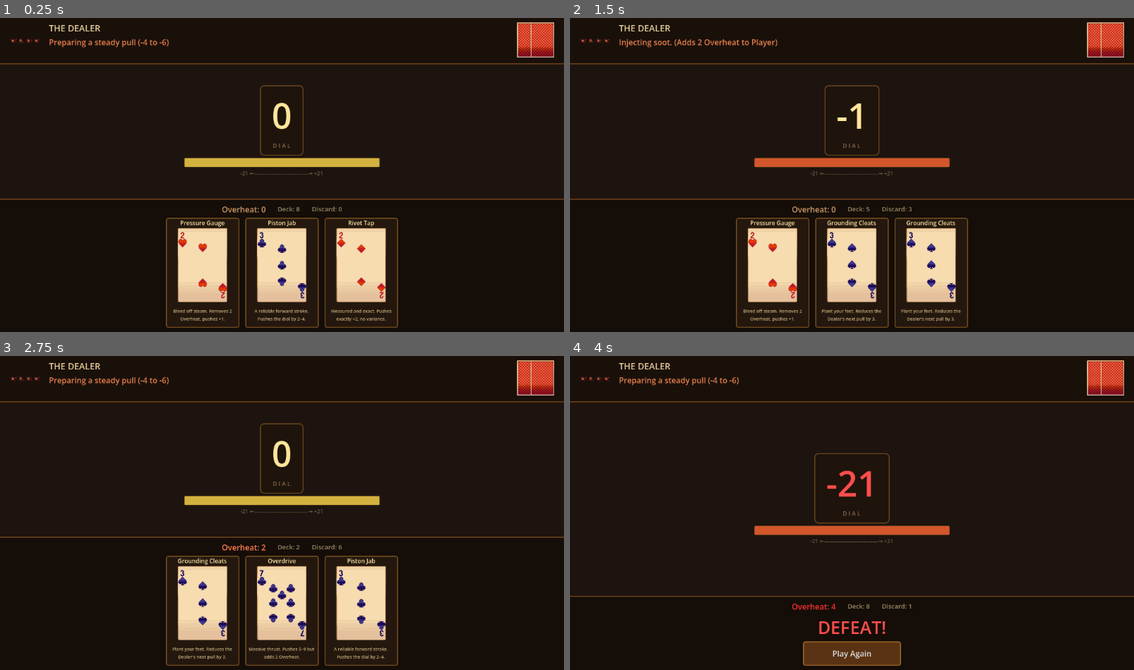
Above: before the commit, frames 1-4 (two rows, left to right).
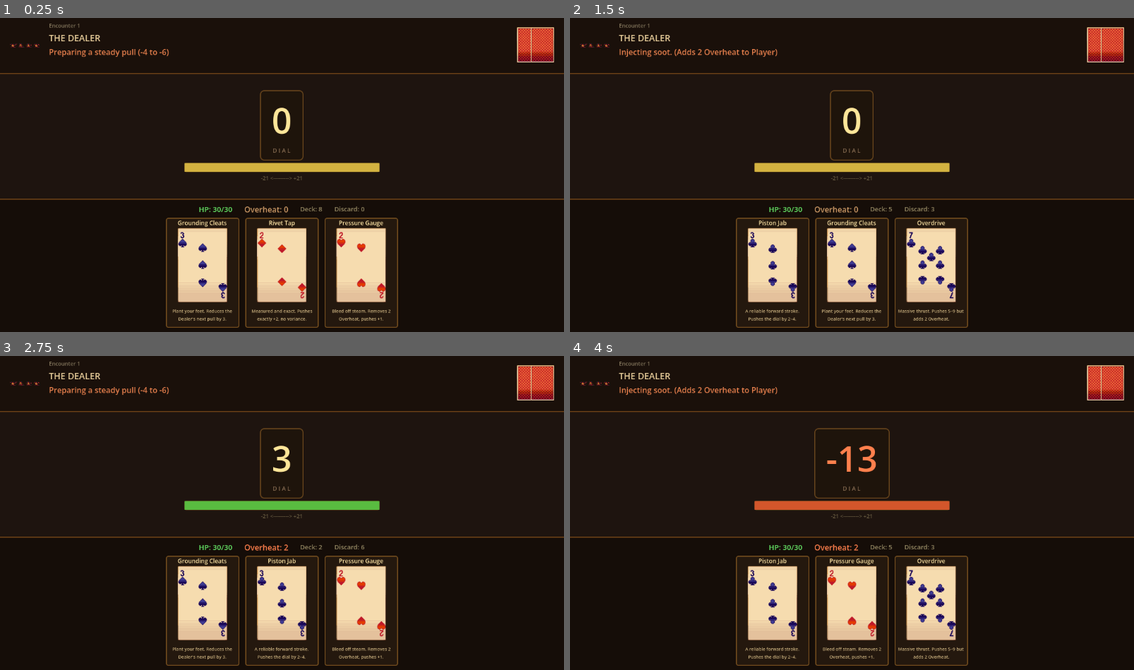
Above: after the commit, the same moments.

Repository: AdLgames/tugow
Game: Godot game, scene res://main.tscn
The game is run twice, just before and just after one commit, with the same random seed, the same clock (stepped at 60 frames per second) and the same inputs.
Inputs (mouse positions are in pixels of both pictures, inside the frame that each line leads up to):
- Up to frame 1 (0.25 s): no input
- Up to frame 2 (1.5 s): tap Enter at 0.5 s; move the mouse to (773, 272) at 0.52 s; click (773, 272) at 0.67 s; tap Space at 1.25 s; move the mouse to (852, 272) at 1.27 s; click (852, 272) at 1.42 s
- Up to frame 3 (2.75 s): tap Enter at 2 s; move the mouse to (203, 610) at 2.02 s; click (203, 610) at 2.17 s
- Up to frame 4 (4 s): tap Space at 2.75 s; move the mouse to (852, 610) at 2.77 s; click (852, 610) at 2.92 s; tap Enter at 3.5 s; move the mouse to (773, 610) at 3.52 s; click (773, 610) at 3.67 s

The runs differ from the first frame. In frame 1, 5.2% of the frame differs, in the area x 0-100%, y 1-97%; in frame 2, 5.8%; in frame 3, 5.5%; in frame 4, 15%, in the area x 0-100%, y 1-99%.

Commit message:
Add multi-encounter run system with HP and card reward screen
Run system:
- Player starts with 30 HP that persists across encounters
- Win: overheat stacks deal damage to HP, then pick 1 of 3 card rewards
- Lose: take flat damage (8 + encounter*2), continue if HP > 0
- HP reaches 0: run over, restart from encounter 1
- Master deck persists and grows as rewards are picked

Card rewards:
- After each victory, choose from 3 random available cards
- Chosen card is permanently added to your master deck
- Skip option if no cards appeal

Encounter scaling:
- Dealer pulls scale by 15% per encounter (difficulty modifier)
- Sabotage overheat increases every 3 encounters

UI additions:
- HP display with color coding (green/yellow/red)
- Encounter counter in dealer zone
- Match end screen with damage info and contextual buttons
- Full-screen reward overlay with card selection
- Run over screen with New Run button

Co-Authored-By: Claude Sonnet 4.6 <noreply@anthropic.com>
Claude-Session: https://claude.ai/code/session_01TWcZhCTjepdonkKqzq9x86

Diff:
--- a/game_manager.gd
+++ b/game_manager.gd
@@ -1,13 +1,19 @@
 extends Node
 
-# --- GAME STATE DATA ---
+# --- RUN STATE (persists across encounters) ---
+var player_hp: int = 30
+var max_hp: int = 30
+var encounter_number: int = 1
+var run_active: bool = false
+var master_deck: Array[String] = []
+
+# --- MATCH STATE (reset each encounter) ---
 var dial_value: int = 0
 var player_overheat: int = 0
 var dealer_traction: int = 0
 var dealer_bleed: int = 0
 var dealer_is_locked: bool = false
 var next_card_multiplier: float = 1.0
-
 var current_dealer_intent: Dictionary = {}
 var match_active: bool = false
 var pending_effects: Array[Dictionary] = []
@@ -16,12 +22,11 @@
 var magic_enabled: bool = false
 var unlocked_magic_cards: Array[String] = []
 
-# --- DECK MANAGEMENT STATE ---
+# --- BATTLE DECK STATE ---
 var deck: Array[String] = []
 var hand: Array[String] = []
 var discard_pile: Array[String] = []
 
-# A standard starter deck list using your Database IDs
 const STARTING_DECK: Array[String] = [
 	"piston_jab", "piston_jab", "piston_jab", "piston_jab",
 	"grounding_cleats", "grounding_cleats", "grounding_cleats",
@@ -30,17 +35,29 @@
 	"overdrive"
 ]
 
-# --- SIGNALS FOR THE UI (main.gd) TO LISTEN TO ---
+# --- SIGNALS ---
 signal dial_changed(new_value)
 signal overheat_changed(new_value)
 signal status_changed(traction, bleed, is_locked)
 signal dealer_intent_telegraphed(intent_text)
 signal hand_drawn(fresh_cards: Array)
-signal game_over(winner)
+signal match_ended(winner: String, damage_taken: int)
 signal deck_counts_changed(deck_size: int, discard_size: int)
+signal hp_changed(current_hp: int, max_hp: int)
+signal encounter_started(encounter_num: int)
+signal reward_offered(card_choices: Array)
+signal run_over(final_encounter: int)
+
+func start_run() -> void:
+	player_hp = max_hp
+	encounter_number = 1
+	run_active = true
+	master_deck = STARTING_DECK.duplicate()
+	hp_changed.emit(player_hp, max_hp)
+	encounter_started.emit(encounter_number)
+	start_match()
 
 func start_match() -> void:
-	# 1. Reset all the basic stats to zero
 	dial_value = 0
 	player_overheat = 0
 	dealer_traction = 0
@@ -50,13 +67,16 @@
 	match_active = true
 	pending_effects.clear()
 
-	# 2. Tell the UI to update its basic displays
 	dial_changed.emit(dial_value)
 	overheat_changed.emit(player_overheat)
 	status_changed.emit(dealer_traction, dealer_bleed, dealer_is_locked)
 
-	# 3. Initialize deck state and draw opening hand
-	initialize_deck()
+	deck = master_deck.duplicate()
+	hand.clear()
+	discard_pile.clear()
+	deck.shuffle()
+	print("Encounter ", encounter_number, " — Deck: ", deck.size(), " cards. Difficulty: x", get_difficulty_modifier())
+
 	prepare_next_dealer_intent()
 	draw_hand(3)
 
@@ -70,24 +90,21 @@
 	var card = CardDatabase.CARDS[card_id]
 	print("\n--- PLAYER PLAYED: ", card.name, " ---")
 
-	# 1. Roll Base Value + Variance
 	var roll: int = card.base_val
 	if card.variance > 0:
 		roll += randi_range(-card.variance, card.variance)
 
-	# 2. Process Multiplier Logic
 	var resolved_value = int(roll * next_card_multiplier)
 	if next_card_multiplier != 1.0:
 		print("Multiplier Applied! Value scaled to: ", resolved_value)
-		next_card_multiplier = 1.0 # Reset immediately
-
-	# 3. Match Actions
+		next_card_multiplier = 1.0
+
 	match card.action:
 		"PUSH":
 			move_dial(resolved_value)
 
 		"RESIST":
-			if card.has("stacks"): # Governor Lock mechanic
+			if card.has("stacks"):
 				dealer_is_locked = true
 				print("Governor Lock engaged! Dealer's next turn bypassed.")
 			else:
@@ -136,10 +153,8 @@
 			status_changed.emit(dealer_traction, dealer_bleed, dealer_is_locked)
 			print("Mechanism corroded. Total Bleed stacks on Dealer: ", dealer_bleed)
 
-	# 4. Remove card from active hand array
 	discard_card_from_hand(card_id)
 
-	# 5. Apply Cost Effects
 	if card.has("cost"):
 		var cost_data = card.cost
 		if cost_data.type == "OVERHEAT":
@@ -147,10 +162,8 @@
 			overheat_changed.emit(player_overheat)
 			print("System generating heat. Overheat stacks: ", player_overheat)
 
-	# 6. Immediate Post-Card Win Check
 	if check_win_condition(): return
 
-	# 7. Turn Lifecycle Decision
 	if card.get("free_action", false):
 		print("Free Action card. Remaining in Player phase.")
 		return
@@ -163,7 +176,6 @@
 	print("Dial Adjusted: ", dial_value)
 
 func end_player_turn() -> void:
-	# Process player Overheat penalties
 	if player_overheat > 0:
 		var slip_amount = player_overheat * 2
 		print("Overheat Backlash! Dial slips back by: -", slip_amount)
@@ -183,30 +195,30 @@
 		start_new_round()
 		return
 
-	# Process Dramatic Delay
 	await get_tree().create_timer(0.8).timeout
 
 	execute_dealer_move()
 
 func execute_dealer_move() -> void:
 	var move = current_dealer_intent
+	var difficulty = get_difficulty_modifier()
 	var base_roll = move.base_val
 	if move.variance > 0:
 		base_roll += randi_range(-move.variance, move.variance)
 
 	if move.type == DealerAI.MoveType.PULL or move.type == DealerAI.MoveType.HEAVY_PULL:
-		# Calculate Defensive Mitigation
+		var scaled_roll = int(base_roll * difficulty)
 		var mitigation = dealer_traction + dealer_bleed
-		var final_pull = max(0, base_roll - mitigation)
-		print("Dealer pulls for ", base_roll, " (Mitigated by ", mitigation, ") = Actual Pull: -", final_pull)
+		var final_pull = max(0, scaled_roll - mitigation)
+		print("Dealer pulls for ", scaled_roll, " (Mitigated by ", mitigation, ") = Actual Pull: -", final_pull)
 		move_dial(-final_pull)
 
 	elif move.type == DealerAI.MoveType.SABOTAGE:
-		player_overheat += 2
+		var sabotage_amount = 2 + int((encounter_number - 1) / 3)
+		player_overheat += sabotage_amount
 		overheat_changed.emit(player_overheat)
-		print("Dealer sabotaged player mechanics! +2 Overheat.")
-
-	# End of Round Cleanup & Status Decay
+		print("Dealer sabotaged player mechanics! +", sabotage_amount, " Overheat.")
+
 	dealer_traction = 0
 	if dealer_bleed > 0:
 		dealer_bleed -= 1
@@ -243,29 +255,75 @@
 
 func check_win_condition() -> bool:
 	if dial_value >= 21:
-		match_active = false
-		game_over.emit("PLAYER")
+		_end_match("PLAYER")
 		return true
 	elif dial_value <= -21:
-		match_active = false
-		game_over.emit("DEALER")
+		_end_match("DEALER")
 		return true
 	return false
 
+func _end_match(winner: String) -> void:
+	match_active = false
+	var damage: int = 0
+	if winner == "PLAYER":
+		damage = player_overheat
+		if damage > 0:
+			print("Victory! But overheat burns for ", damage, " HP.")
+	else:
+		damage = 8 + encounter_number * 2
+		print("Defeat! Taking ", damage, " damage.")
+
+	if damage > 0:
+		take_damage(damage)
+
+	match_ended.emit(winner, damage)
+
+func take_damage(amount: int) -> void:
+	player_hp = max(0, player_hp - amount)
+	hp_changed.emit(player_hp, max_hp)
+
+func offer_reward() -> void:
+	var pool: Array[String] = []
+	for card_id in CardDatabase.CARDS:
+		if is_card_available(card_id):
+			pool.append(card_id)
+	pool.shuffle()
+	var choices = pool.slice(0, mini(3, pool.size()))
+	reward_offered.emit(choices)
+
+func select_reward(card_id: String) -> void:
+	master_deck.append(card_id)
+	print("Card added to deck: ", card_id, ". Deck size: ", master_deck.size())
+	advance_encounter()
+
+func skip_reward() -> void:
+	print("Reward skipped.")
+	advance_encounter()
+
+func continue_after_loss() -> void:
+	if run_active:
+		advance_encounter()
+
+func advance_encounter() -> void:
+	encounter_number += 1
+	encounter_started.emit(encounter_number)
+	start_match()
+
+func get_difficulty_modifier() -> float:
+	return 1.0 + (encounter_number - 1) * 0.15
+
 func initialize_deck() -> void:
-	deck = STARTING_DECK.duplicate()
+	deck = master_deck.duplicate()
 	hand.clear()
 	discard_pile.clear()
 	deck.shuffle()
 	print("Deck initialized and shuffled. Total cards: ", deck.size())
 
 func draw_hand(amount: int = 3) -> void:
-	# 1. Clear any leftover cards in the hand straight to the discard pile
 	for card in hand:
 		discard_pile.append(card)
 	hand.clear()
 
-	# 2. Draw the requested number of cards
 	for i in range(amount):
 		if deck.is_empty():
 			recycle_discard_into_deck()
@@ -307,6 +365,5 @@
 
 func add_card_to_deck(card_id: String) -> void:
 	if is_card_available(card_id):
-		deck.append(card_id)
-		deck.shuffle()
-		print("Card added to deck: ", card_id)
+		master_deck.append(card_id)
+		print("Card added to master deck: ", card_id)
--- a/main.gd
+++ b/main.gd
@@ -8,17 +8,27 @@
 @onready var discard_count_label = $GameBoard/PlayerZone/PlayerContent/PlayerStats/DiscardCountLabel
 @onready var dial_bar_fill = $GameBoard/TableZone/TableContent/DialBar/DialBarFill
 @onready var dial_bar = $GameBoard/TableZone/TableContent/DialBar
+@onready var hp_label = $GameBoard/PlayerZone/PlayerContent/PlayerStats/HPLabel
+@onready var encounter_label = $GameBoard/DealerZone/DealerContent/DealerInfo/EncounterLabel
 
 const CARD_UI_SCENE = preload("res://card_ui.tscn")
 @onready var hand_container = $GameBoard/PlayerZone/PlayerContent/HandContainer
-@onready var game_over_container = $GameBoard/PlayerZone/PlayerContent/GameOverContainer
-@onready var result_label = $GameBoard/PlayerZone/PlayerContent/GameOverContainer/ResultLabel
-@onready var restart_button = $GameBoard/PlayerZone/PlayerContent/GameOverContainer/RestartButton
+@onready var match_end_container = $GameBoard/PlayerZone/PlayerContent/MatchEndContainer
+@onready var result_label = $GameBoard/PlayerZone/PlayerContent/MatchEndContainer/ResultLabel
+@onready var damage_info_label = $GameBoard/PlayerZone/PlayerContent/MatchEndContainer/DamageInfoLabel
+@onready var continue_button = $GameBoard/PlayerZone/PlayerContent/MatchEndContainer/ContinueButton
+@onready var restart_run_button = $GameBoard/PlayerZone/PlayerContent/MatchEndContainer/RestartRunButton
 @onready var background_art = $BackgroundArt
 @onready var dealer_portrait = $GameBoard/DealerZone/DealerContent/DealerPortrait
 
+@onready var reward_overlay = $RewardOverlay
+@onready var reward_cards_container = $RewardOverlay/RewardPanel/RewardContent/RewardCardsContainer
+@onready var skip_reward_button = $RewardOverlay/RewardPanel/RewardContent/SkipRewardButton
+
 const DEALER_ART_PATH = "res://Assets/TavernAssets/Flying Demon 2D Pixel Art/Sprites/without_outline/IDLE.png"
 const BG_ART_PATH = "res://Assets/TavernAssets/Tables_props/table_0.png"
+
+var last_winner: String = ""
 
 func _ready() -> void:
 	GameManager.dial_changed.connect(_on_dial_changed)
@@ -26,11 +36,17 @@
 	GameManager.status_changed.connect(_on_status_changed)
 	GameManager.dealer_intent_telegraphed.connect(_on_intent_telegraphed)
 	GameManager.hand_drawn.connect(_on_hand_drawn)
-	GameManager.game_over.connect(_on_game_over)
+	GameManager.match_ended.connect(_on_match_ended)
 	GameManager.deck_counts_changed.connect(_on_deck_counts_changed)
-	restart_button.pressed.connect(_on_restart_pressed)
+	GameManager.hp_changed.connect(_on_hp_changed)
+	GameManager.encounter_started.connect(_on_encounter_started)
+	GameManager.reward_offered.connect(_on_reward_offered)
+	GameManager.run_over.connect(_on_run_over)
+	continue_button.pressed.connect(_on_continue_pressed)
+	restart_run_button.pressed.connect(_on_restart_run_pressed)
+	skip_reward_button.pressed.connect(_on_skip_reward_pressed)
 	_load_art_assets()
-	GameManager.start_match()
+	GameManager.start_run()
 
 func _load_art_assets() -> void:
 	if ResourceLoader.exists(DEALER_ART_PATH):
@@ -110,17 +126,87 @@
 	deck_count_label.text = "Deck: %d" % deck_size
 	discard_count_label.text = "Discard: %d" % discard_size
 
-func _on_game_over(winner: String) -> void:
+func _on_hp_changed(current_hp: int, p_max_hp: int) -> void:
+	hp_label.text = "HP: %d/%d" % [current_hp, p_max_hp]
+	var ratio = float(current_hp) / float(p_max_hp)
+	if ratio <= 0.3:
+		hp_label.add_theme_color_override("font_color", Color(1, 0.2, 0.2, 1))
+	elif ratio <= 0.6:
+		hp_label.add_theme_color_override("font_color", Color(1, 0.7, 0.3, 1))
+	else:
+		hp_label.add_theme_color_override("font_color", Color(0.4, 0.9, 0.4, 1))
+
+func _on_encounter_started(encounter_num: int) -> void:
+	encounter_label.text = "Encounter %d" % encounter_num
+	match_end_container.visible = false
+	reward_overlay.visible = false
+	hand_container.visible = true
+
+func _on_match_ended(winner: String, damage_taken: int) -> void:
+	last_winner = winner
 	hand_container.visible = false
-	game_over_container.visible = true
+	match_end_container.visible = true
+
 	if winner == "PLAYER":
 		result_label.text = "VICTORY!"
 		result_label.add_theme_color_override("font_color", Color(0.3, 1.0, 0.4, 1))
-	else:
-		result_label.text = "DEFEAT!"
+		if damage_taken > 0:
+			damage_info_label.text = "Overheat burned %d HP" % damage_taken
+		else:
+			damage_info_label.text = "Flawless victory!"
+		continue_button.text = "Choose Reward"
+		continue_button.visible = true
+		restart_run_button.visible = false
+	else:
 		result_label.add_theme_color_override("font_color", Color(1.0, 0.3, 0.3, 1))
-
-func _on_restart_pressed() -> void:
-	hand_container.visible = true
-	game_over_container.visible = false
-	GameManager.start_match()
+		damage_info_label.text = "Took %d damage" % damage_taken
+		if GameManager.player_hp <= 0:
+			result_label.text = "RUN OVER"
+			damage_info_label.text = "Reached encounter %d" % GameManager.encounter_number
+			continue_button.visible = false
+			restart_run_button.visible = true
+		else:
+			result_label.text = "DEFEAT!"
+			continue_button.text = "Continue"
+			continue_button.visible = true
+			restart_run_button.visible = false
+
+func _on_continue_pressed() -> void:
+	match_end_container.visible = false
+	if last_winner == "PLAYER":
+		GameManager.offer_reward()
+	else:
+		GameManager.continue_after_loss()
+
+func _on_restart_run_pressed() -> void:
+	match_end_container.visible = false
+	GameManager.start_run()
+
+func _on_reward_offered(card_choices: Array) -> void:
+	reward_overlay.visible = true
+	for child in reward_cards_container.get_children():
+		child.queue_free()
+
+	for card_id in card_choices:
+		var card_instance = CARD_UI_SCENE.instantiate()
+		reward_cards_container.add_child(card_instance)
+
+		if card_instance.has_method("populate_card"):
+			card_instance.populate_card(card_id)
+
+		if card_instance.has_signal("card_clicked"):
+			card_instance.card_clicked.connect(_on_reward_card_clicked)
+
+func _on_reward_card_clicked(card_id: String) -> void:
+	reward_overlay.visible = false
+	GameManager.select_reward(card_id)
+
+func _on_skip_reward_pressed() -> void:
+	reward_overlay.visible = false
+	GameManager.skip_reward()
+
+func _on_run_over(final_encounter: int) -> void:
+	result_label.text = "RUN OVER"
+	damage_info_label.text = "Reached encounter %d" % final_encounter
+	continue_button.visible = false
+	restart_run_button.visible = true
--- a/main.tscn
+++ b/main.tscn
@@ -57,6 +57,22 @@
 corner_radius_bottom_right = 4
 corner_radius_bottom_left = 4
 
+[sub_resource type="StyleBoxFlat" id="reward_panel"]
+bg_color = Color(0.08, 0.05, 0.03, 0.95)
+border_width_left = 2
+border_width_top = 2
+border_width_right = 2
+border_width_bottom = 2
+border_color = Color(0.6, 0.4, 0.15, 0.8)
+corner_radius_top_left = 8
+corner_radius_top_right = 8
+corner_radius_bottom_right = 8
+corner_radius_bottom_left = 8
+content_margin_left = 32.0
+content_margin_top = 24.0
+content_margin_right = 32.0
+content_margin_bottom = 24.0
+
 [node name="Main" type="Control"]
 layout_mode = 3
 anchors_preset = 15
@@ -115,6 +131,12 @@
 size_flags_horizontal = 3
 alignment = 1
 
+[node name="EncounterLabel" type="Label" parent="GameBoard/DealerZone/DealerContent/DealerInfo"]
+layout_mode = 2
+theme_override_font_sizes/font_size = 11
+theme_override_colors/font_color = Color(0.5, 0.45, 0.35, 1)
+text = "Encounter 1"
+
 [node name="DealerTitle" type="Label" parent="GameBoard/DealerZone/DealerContent/DealerInfo"]
 layout_mode = 2
 theme_override_font_sizes/font_size = 18
@@ -197,7 +219,7 @@
 layout_mode = 2
 theme_override_font_sizes/font_size = 11
 theme_override_colors/font_color = Color(0.4, 0.35, 0.25, 1)
-text = "-21 ←——————————→ +21"
+text = "-21 <---------> +21"
 horizontal_alignment = 1
 
 [node name="PlayerZone" type="PanelContainer" parent="GameBoard"]
@@ -213,6 +235,12 @@
 layout_mode = 2
 alignment = 1
 theme_override_constants/separation = 24
+
+[node name="HPLabel" type="Label" parent="GameBoard/PlayerZone/PlayerContent/PlayerStats"]
+layout_mode = 2
+theme_override_font_sizes/font_size = 15
+theme_override_colors/font_color = Color(0.4, 0.9, 0.4, 1)
+text = "HP: 30/30"
 
 [node name="OverheatLabel" type="Label" parent="GameBoard/PlayerZone/PlayerContent/PlayerStats"]
 layout_mode = 2
@@ -236,18 +264,81 @@
 alignment = 1
 theme_override_constants/separation = 12
 
-[node name="GameOverContainer" type="VBoxContainer" parent="GameBoard/PlayerZone/PlayerContent"]
+[node name="MatchEndContainer" type="VBoxContainer" parent="GameBoard/PlayerZone/PlayerContent"]
 visible = false
 layout_mode = 2
 alignment = 1
-
-[node name="ResultLabel" type="Label" parent="GameBoard/PlayerZone/PlayerContent/GameOverContainer"]
+theme_override_constants/separation = 8
+
+[node name="ResultLabel" type="Label" parent="GameBoard/PlayerZone/PlayerContent/MatchEndContainer"]
 layout_mode = 2
 theme_override_font_sizes/font_size = 36
 horizontal_alignment = 1
 
-[node name="RestartButton" type="Button" parent="GameBoard/PlayerZone/PlayerContent/GameOverContainer"]
+[node name="DamageInfoLabel" type="Label" parent="GameBoard/PlayerZone/PlayerContent/MatchEndContainer"]
+layout_mode = 2
+theme_override_font_sizes/font_size = 14
+theme_override_colors/font_color = Color(0.7, 0.6, 0.4, 1)
+horizontal_alignment = 1
+text = ""
+
+[node name="ContinueButton" type="Button" parent="GameBoard/PlayerZone/PlayerContent/MatchEndContainer"]
 custom_minimum_size = Vector2(200, 50)
 layout_mode = 2
 size_flags_horizontal = 4
-text = "Play Again"
+text = "Choose Reward"
+
+[node name="RestartRunButton" type="Button" parent="GameBoard/PlayerZone/PlayerContent/MatchEndContainer"]
+visible = false
+custom_minimum_size = Vector2(200, 50)
+layout_mode = 2
+size_flags_horizontal = 4
+text = "New Run"
+
+[node name="RewardOverlay" type="ColorRect" parent="."]
+visible = false
+layout_mode = 1
+anchors_preset = 15
+anchor_right = 1.0
+anchor_bottom = 1.0
+grow_horizontal = 2
+grow_vertical = 2
+color = Color(0, 0, 0, 0.7)
+
+[node name="RewardPanel" type="PanelContainer" parent="RewardOverlay"]
+layout_mode = 1
+anchors_preset = 8
+anchor_left = 0.5
+anchor_top = 0.5
+anchor_right = 0.5
+anchor_bottom = 0.5
+offset_left = -350.0
+offset_top = -200.0
+offset_right = 350.0
+offset_bottom = 200.0
+grow_horizontal = 2
+grow_vertical = 2
+theme_override_styles/panel = SubResource("reward_panel")
+
+[node name="RewardContent" type="VBoxContainer" parent="RewardOverlay/RewardPanel"]
+layout_mode = 2
+alignment = 1
+theme_override_constants/separation = 16
+
+[node name="RewardTitle" type="Label" parent="RewardOverlay/RewardPanel/RewardContent"]
+layout_mode = 2
+theme_override_font_sizes/font_size = 24
+theme_override_colors/font_color = Color(1, 0.9, 0.5, 1)
+text = "Choose a Card"
+horizontal_alignment = 1
+
+[node name="RewardCardsContainer" type="HBoxContainer" parent="RewardOverlay/RewardPanel/RewardContent"]
+layout_mode = 2
+alignment = 1
+theme_override_constants/separation = 16
+
+[node name="SkipRewardButton" type="Button" parent="RewardOverlay/RewardPanel/RewardContent"]
+custom_minimum_size = Vector2(150, 40)
+layout_mode = 2
+size_flags_horizontal = 4
+text = "Skip"
